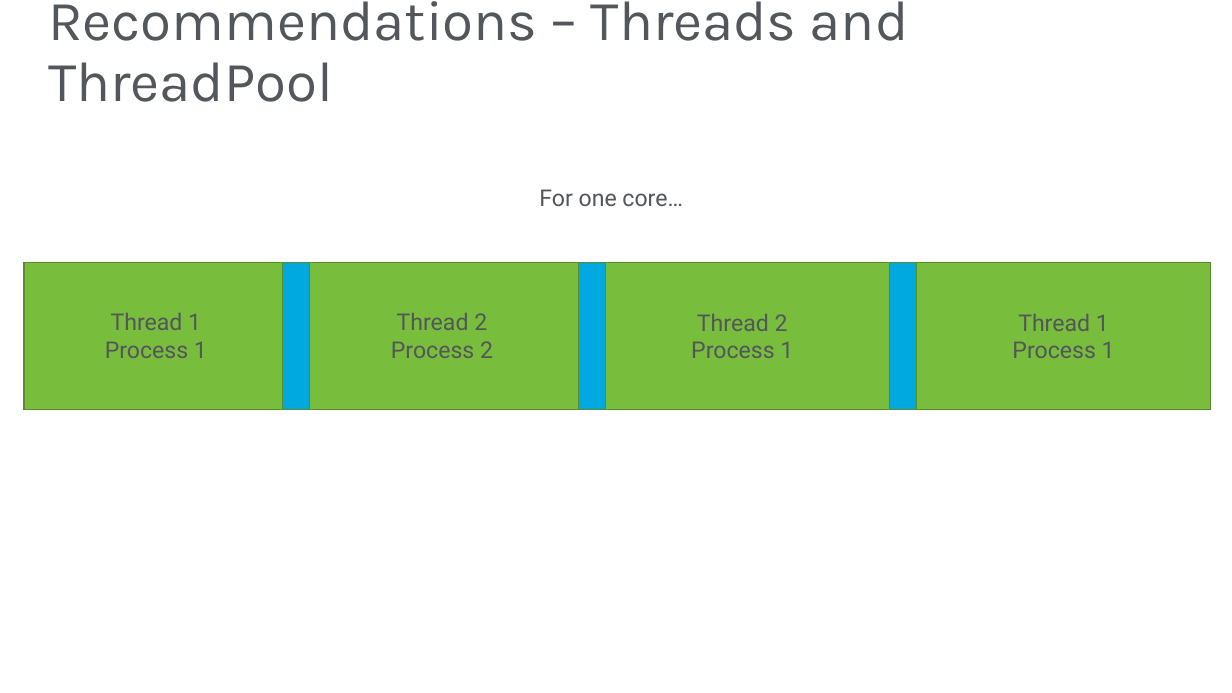
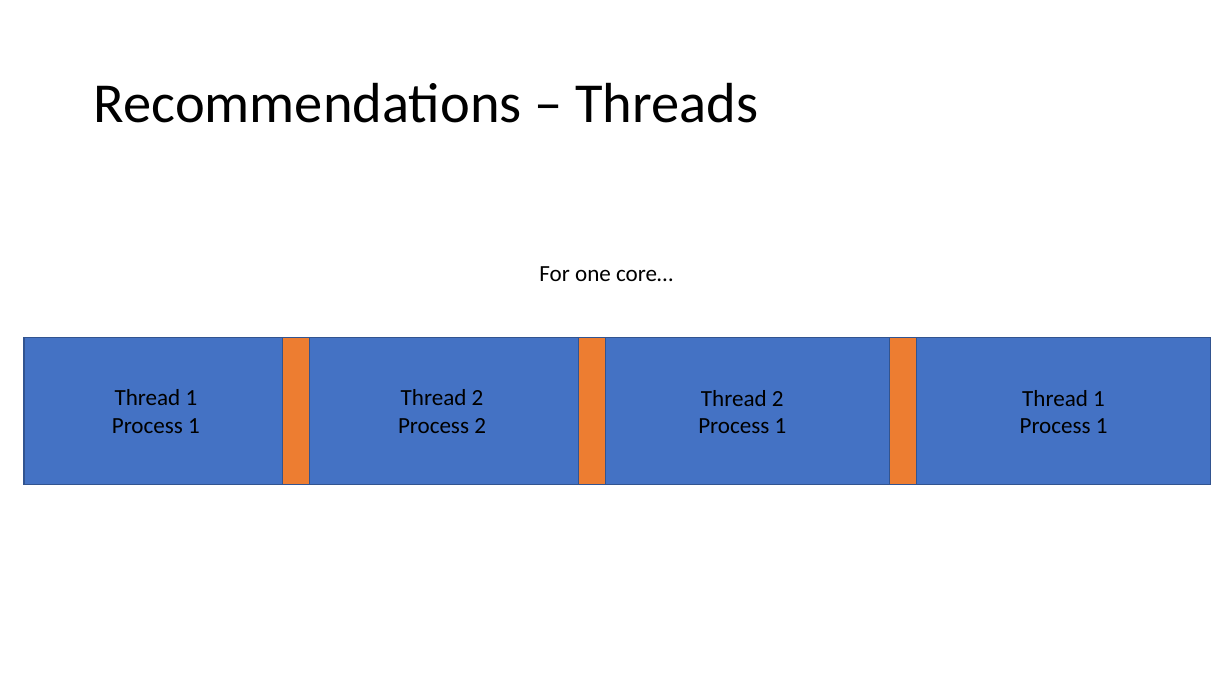
Before and after one commit to JasonBock/Presentations, a slide deck: slide 17 of Concurrent Programming in .NET.pptx. Drawn at 1232x693 pixels with LibreOffice and Linux fonts; fonts in the diff are those of the drawing; background and template pictures are left out. Boxes give left, top, right and bottom in pixels: in the first picture for what was removed or moved away, otherwise in the second. Text is boxed around its words. In the diff, an @@ line names an element or a change of style, - is before the commit and + after.

```diff
--- a/Concurrent Programming in .NET.pptx
+++ b/Concurrent Programming in .NET.pptx
@@ title at box(94, 82, 758, 123): text changed; font Karla to Calibri; text colour #53565A to #000000 @@
-Recommendations – Threads and ThreadPool
+Recommendations – Threads
@@ rectangle at box(24, 337, 1211, 484): fill #78BE3C to #4472C4; outline #598D2C 1 pt to #325491 1 pt @@
@@ 5 texts, 4 rectangles: place and size @@
-5 texts, 4 rectangles at box(24, 189, 1211, 409)
+5 texts, 4 rectangles at box(24, 266, 1211, 484)
@@ fill #00A9E0 to #ED7D31; outline #598D2C 1 pt to #325491 1 pt in 3 elements at box(283, 337, 311, 484), box(889, 337, 917, 484), box(579, 337, 606, 484) @@
@@ font Roboto to Calibri, text colour #53565A to #000000 in 5 elements at box(112, 389, 200, 433), box(398, 389, 486, 433), box(1020, 390, 1108, 433), box(539, 266, 673, 281), box(698, 390, 787, 433) @@
```
Also in this commit, not shown: 51 other slides changed, 3 slides added, 4 slides removed.
